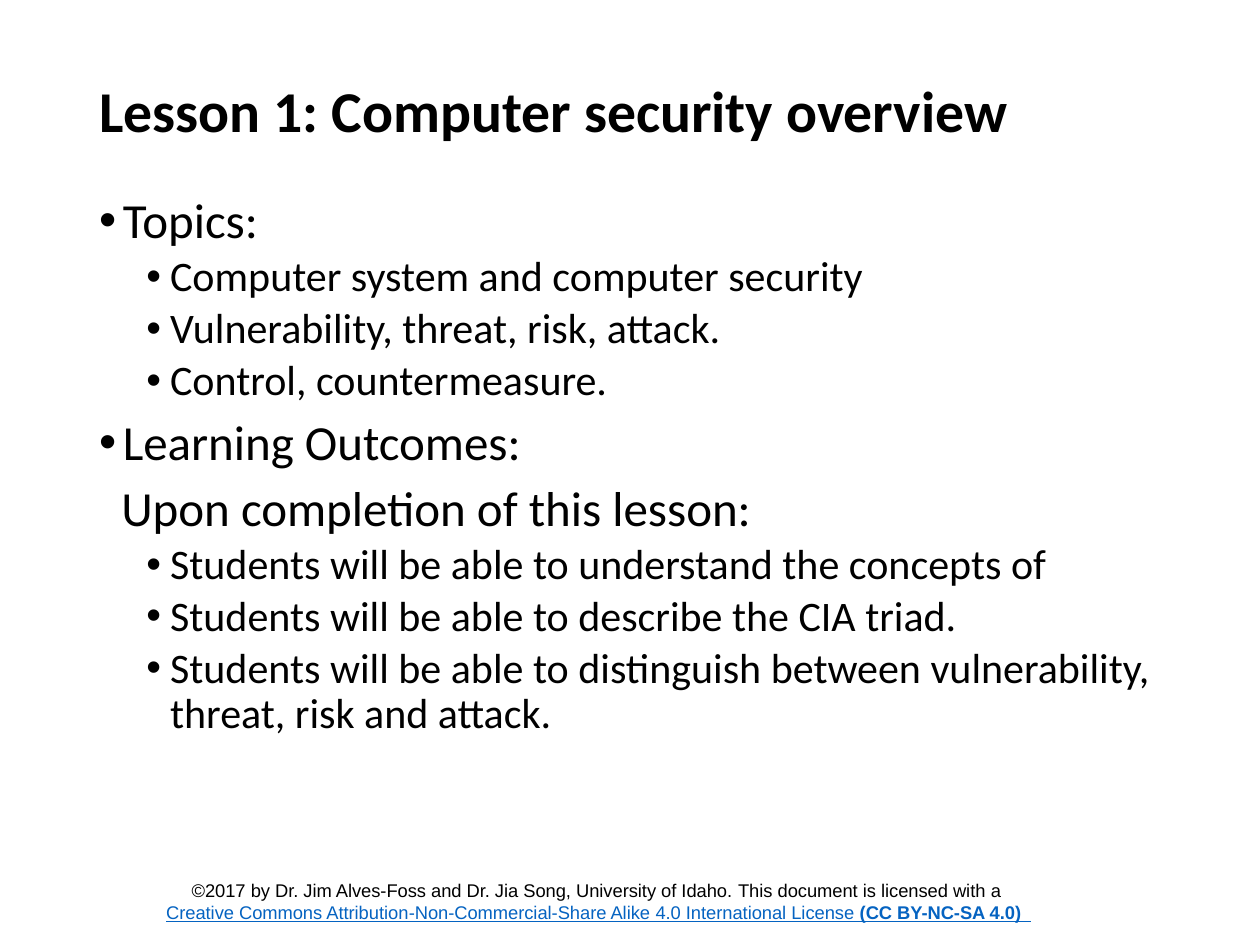
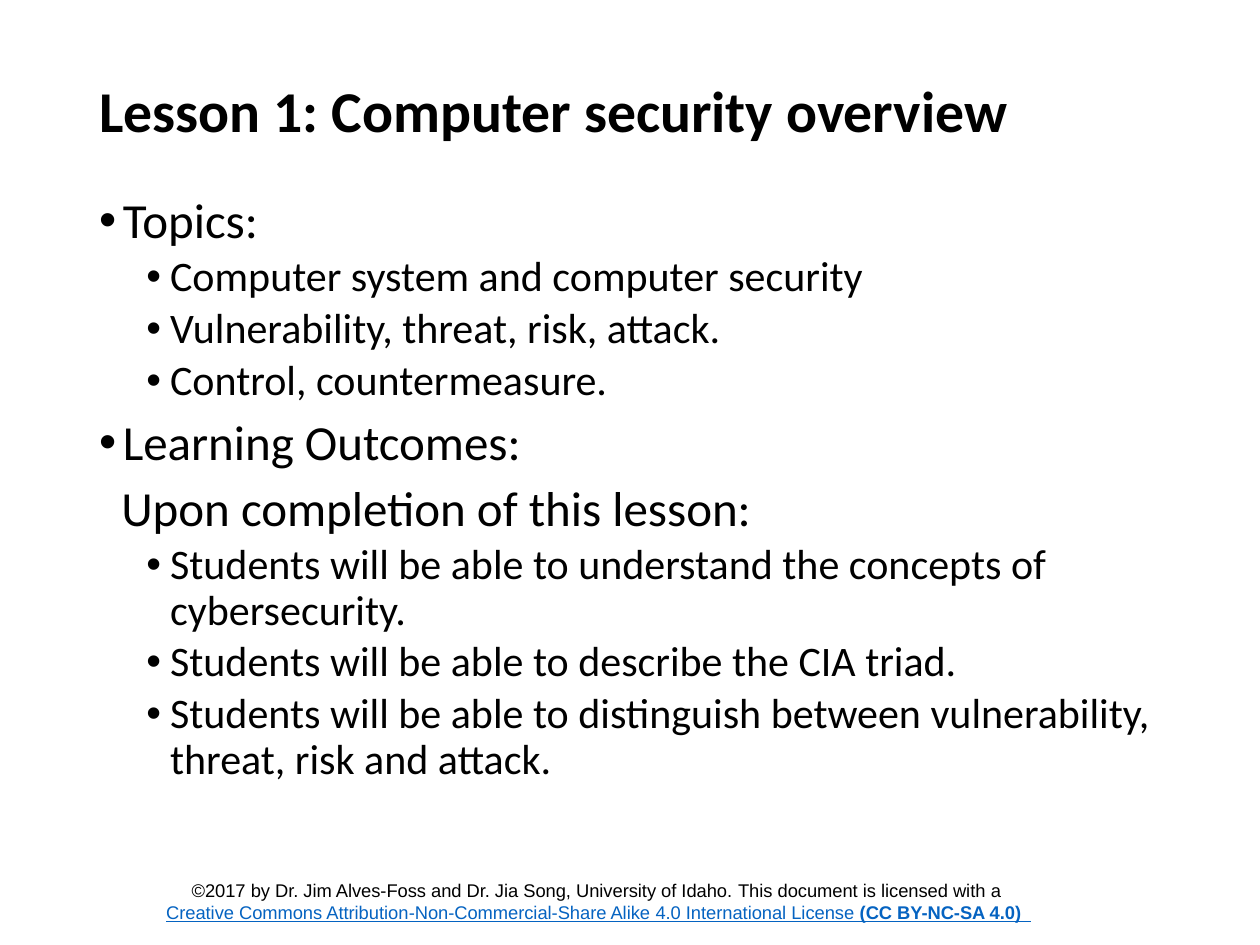
Before and after one commit to CenterForSecureAndDependableSystems/Teaching-Materials, a slide deck: slide 7 of IntroCyberSecurity/Module 1 Introduction/Lesson_1_Course_Overview.pptx (slide 6 before the commit). Drawn at 1260x945 pixels with LibreOffice and Linux fonts; fonts in the diff are those of the drawing; background and template pictures are left out. Boxes give left, top, right and bottom in pixels: in the first picture for what was removed or moved away, otherwise in the second. Text is boxed around its words. In the diff, an @@ line names an element or a change of style, - is before the commit and + after.

```diff
--- a/IntroCyberSecurity/Module 1 Introduction/Lesson_1_Course_Overview.pptx
+++ b/IntroCyberSecurity/Module 1 Introduction/Lesson_1_Course_Overview.pptx
@@ text at <box>170,549,1046,632</box>: text changed @@
-  • Students will be able to understand the concepts of
+  • Students will be able to understand the concepts of cybersecurity.
```
Also in this commit, not shown: 1 other slide changed, 1 slide added, 20 other files.
